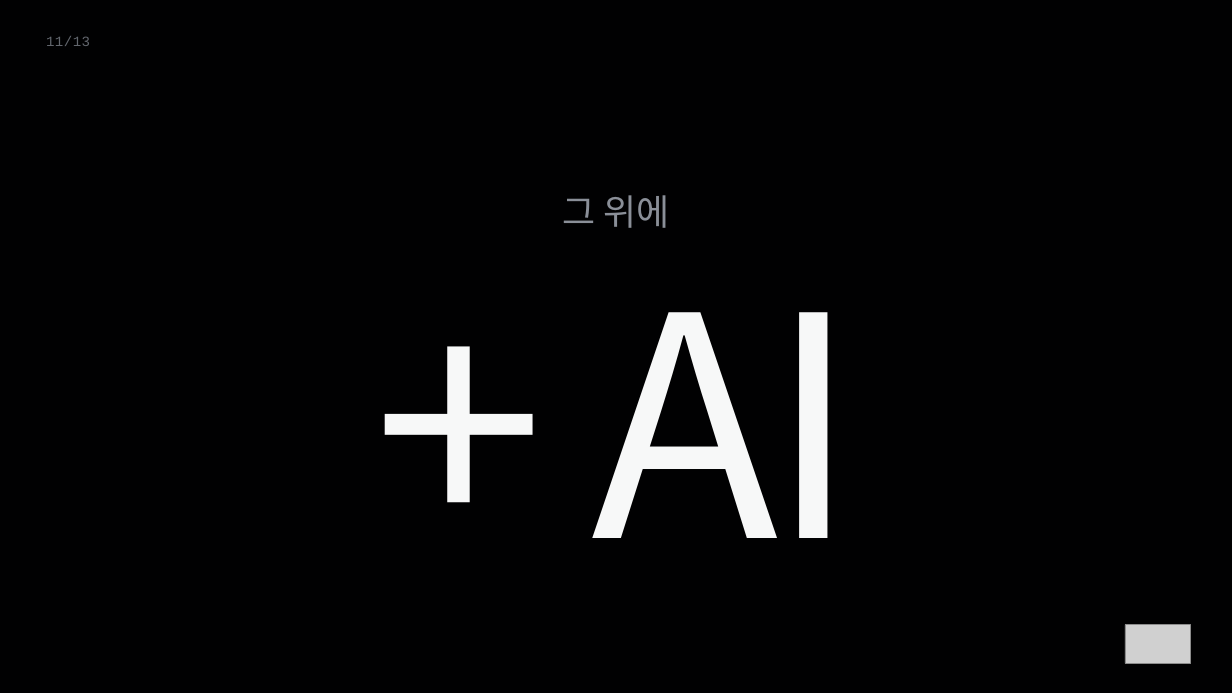
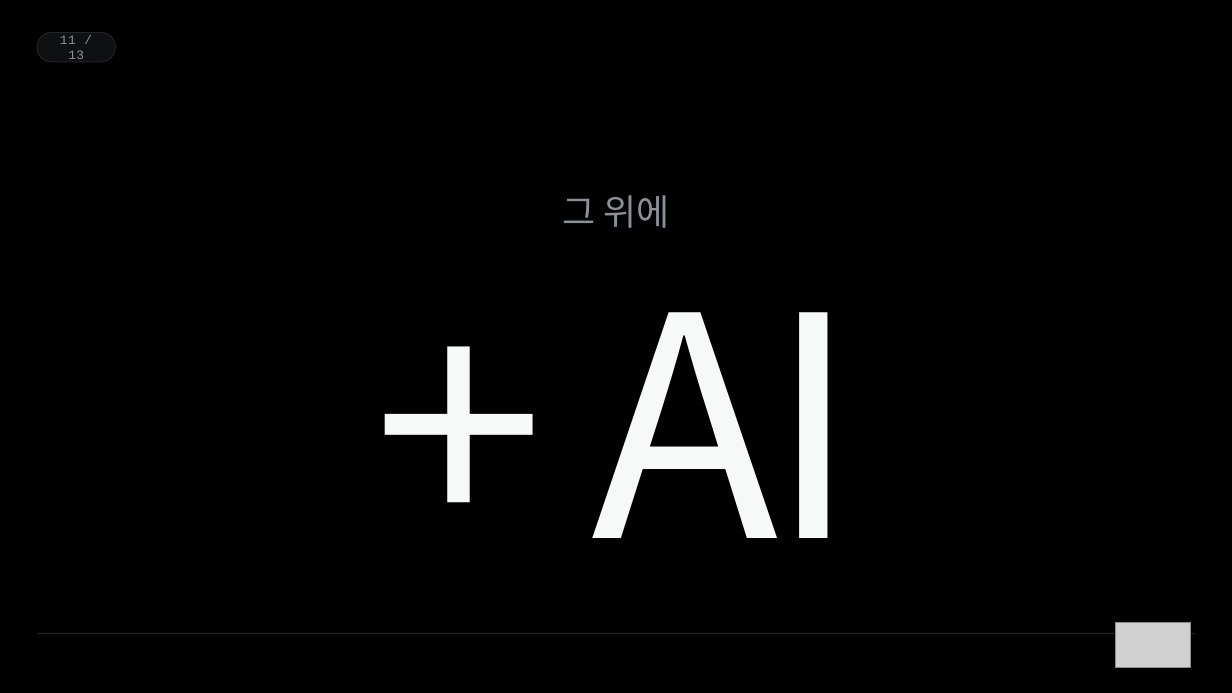
Before and after one commit to ssodcompany/edu-agent, a slide deck: slide 11 of lectures/03_sor_framework/BNI_SoR_v10.pptx. Drawn at 1232x693 pixels with LibreOffice and Linux fonts; fonts in the diff are those of the drawing; grey boxes stand for pictures. Boxes give left, top, right and bottom in pixels: in the first picture for what was removed or moved away, otherwise in the second. Text is boxed around its words. In the diff, an @@ line names an element or a change of style, - is before the commit and + after.

```diff
--- a/lectures/03_sor_framework/BNI_SoR_v10.pptx
+++ b/lectures/03_sor_framework/BNI_SoR_v10.pptx
@@ rounded rectangle "11 / 13": place and size @@
-rounded rectangle "11 / 13" at (46, 36, 90, 46)
+rounded rectangle "11 / 13" at (37, 32, 116, 62)
@@ rounded rectangle "11 / 13" at (37, 32, 116, 62): vertical alignment top to middle; fill none to #0F1011; outline none to #23252A 0.75 pt; shadow on @@
@@ text in rounded rectangle at (60, 35, 84, 59): text changed; size 11 to 10 pt; text colour #62666D to #8A8F98 @@
-11/13
+11 / 13
@@ picture: place and size @@
-picture at (1126, 625, 1191, 664)
+picture at (1116, 623, 1190, 667)
@@ line added from (37, 633) to (1195, 633), #23252A 0.5 pt @@
```
Also in this commit, not shown: 10 other slides changed, 2 other files.
